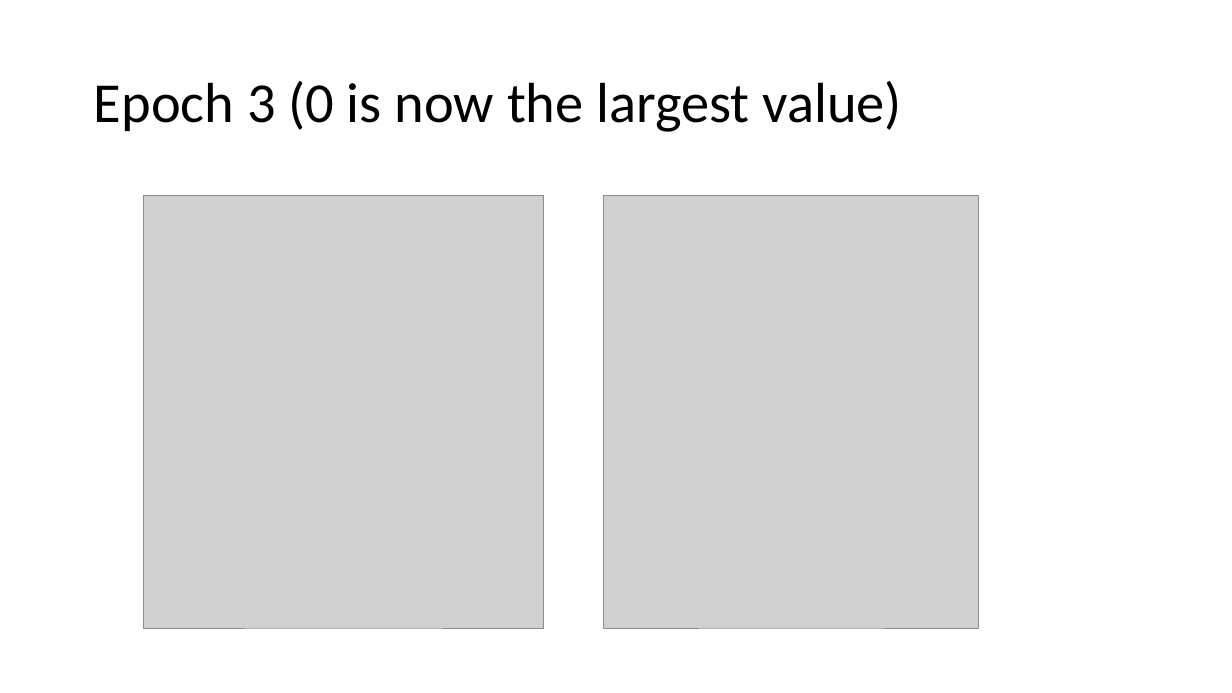
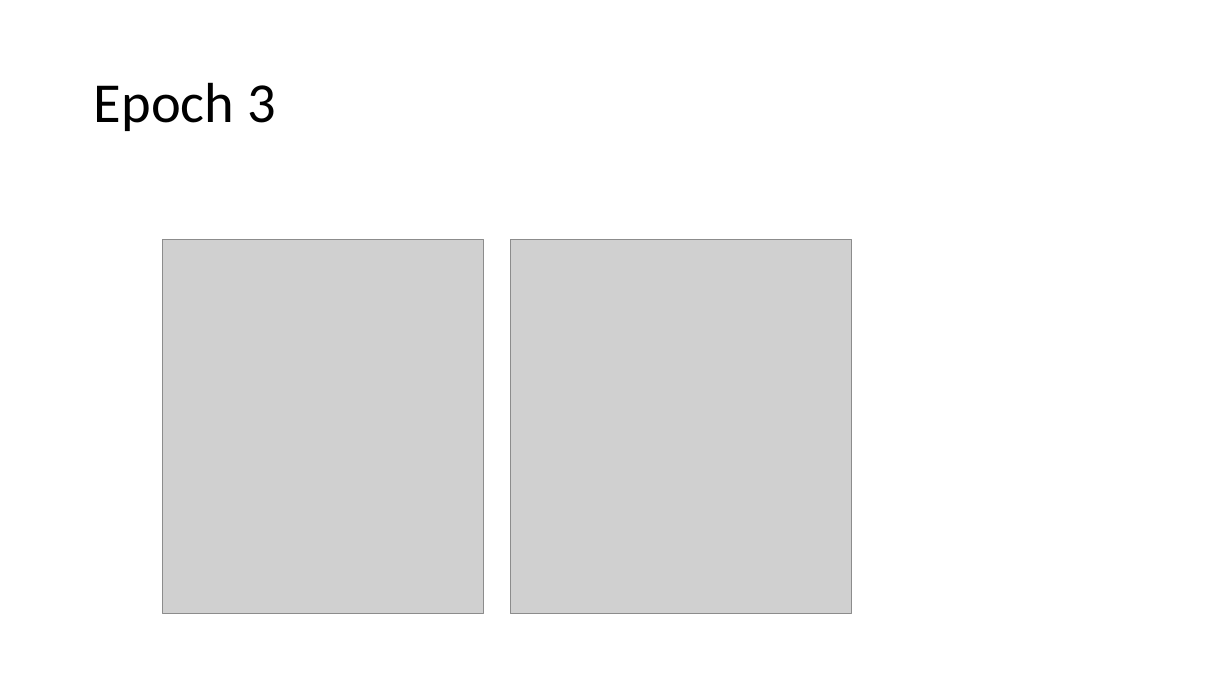
Before and after one commit to erikgroving/NeuralNetworkHardwareAccelerator, a slide deck: slide 12 of WeeklyPresentations/update11_06_03.pptx. Drawn at 1232x693 pixels with LibreOffice and Linux fonts; fonts in the diff are those of the drawing; grey boxes stand for pictures. Boxes give left, top, right and bottom in pixels: in the first picture for what was removed or moved away, otherwise in the second. Text is boxed around its words. In the diff, an @@ line names an element or a change of style, - is before the commit and + after.

```diff
--- a/WeeklyPresentations/update11_06_03.pptx
+++ b/WeeklyPresentations/update11_06_03.pptx
@@ title at bbox=[94, 82, 276, 131]: text changed @@
-Epoch 3 (0 is now the largest value)
+Epoch 3
@@ picture removed at bbox=[604, 195, 979, 628] @@
@@ picture: place and size @@
-picture at bbox=[143, 195, 543, 628]
+picture at bbox=[163, 239, 483, 614]
@@ picture added at bbox=[510, 239, 852, 614] @@
```
Also in this commit, not shown: 5 other slides changed, 2 slides added, 1 slide removed, 5 other files.
